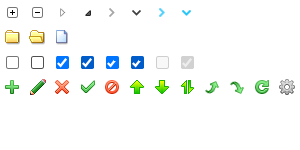
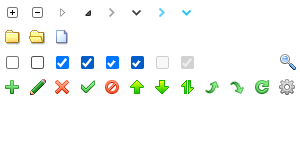
Revision of a layered 300×150 image; what changed, layer by layer:
added layer "放大镜1" above "arrow" over [280, 54, 296, 70]
